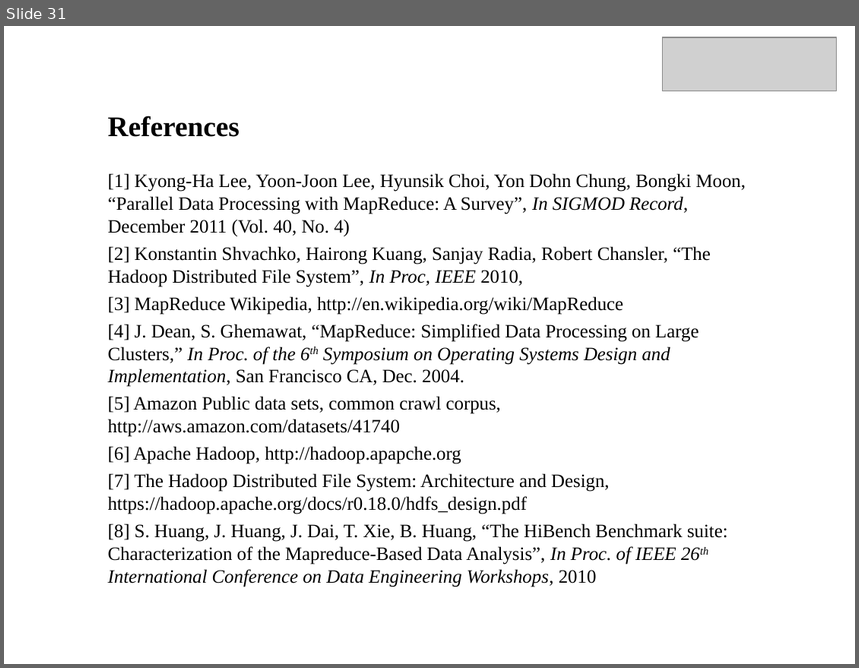
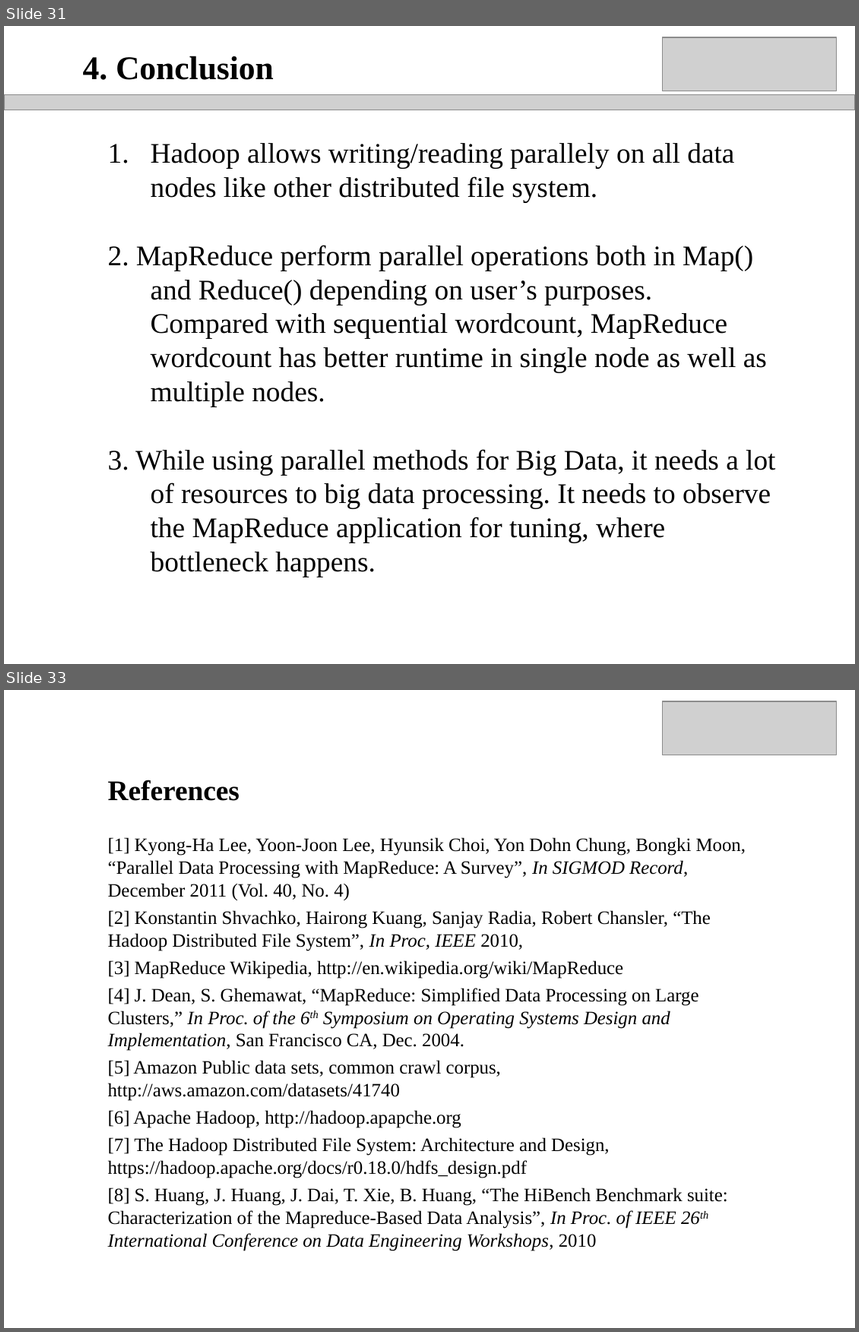
Before and after one commit to qianmai/qianmai.github.io, a slide deck: public/Final Presentation_QianMai.ppt. Shown one above the other, each under a label of ours: slide 31 before the commit, slides 31 and 33 after it; the slides between them are not shown. The pictures are 859x668 and 859x1332 pixels, drawn with LibreOffice and Linux fonts; fonts in the diff are those of the drawing; grey boxes stand for pictures; background and template pictures are left out. Boxes give left, top, right and bottom in pixels: in the first picture for what was removed or moved away, otherwise in the second. Text is boxed around its words. In the diff, an @@ line names an element or a change of style, - is before the commit and + after.

```diff
--- a/public/Final Presentation_QianMai.ppt
+++ b/public/Final Presentation_QianMai.ppt
@@ slide 31 added at (4, 26, 855, 664), background picture (left out) @@
@@ picture added at (662, 37, 836, 91) @@
@@ text added at (83, 56, 274, 80), 28 pt, text #000000, bold @@
+4. Conclusion
@@ picture added at (4, 95, 855, 110) @@
@@ text added at (108, 143, 775, 577), 24 pt, text #000000 @@
+1. Hadoop allows writing/reading parallely on all data nodes like other distributed file system.
+2. MapReduce perform parallel operations both in Map() and Reduce() depending on user’s purposes. Compared with sequential wordcount, MapReduce wordcount has better runtime in single node as well as multiple nodes.
+3. While using parallel methods for Big Data, it needs a lot of resources to big data processing. It needs to observe the MapReduce application for tuning, where bottleneck happens.
@@ what was slide 31 is now slide 33 @@
```
Also in this commit, not shown: 4 slides changed, 1 other slide added.
